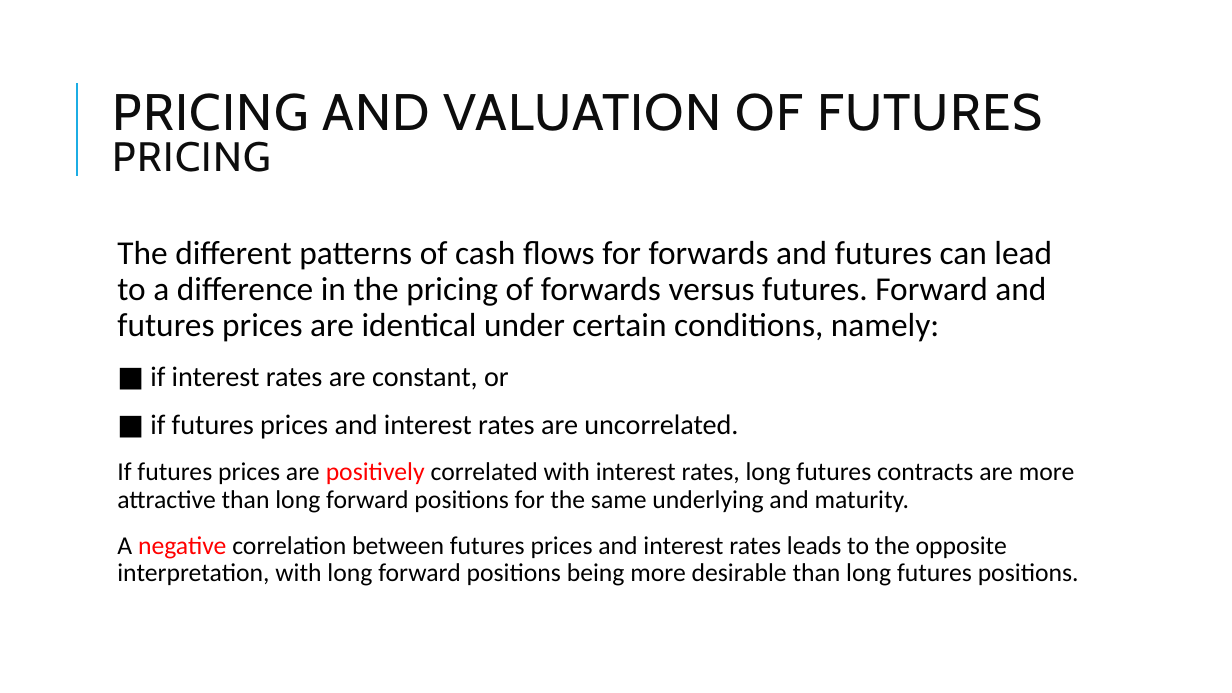
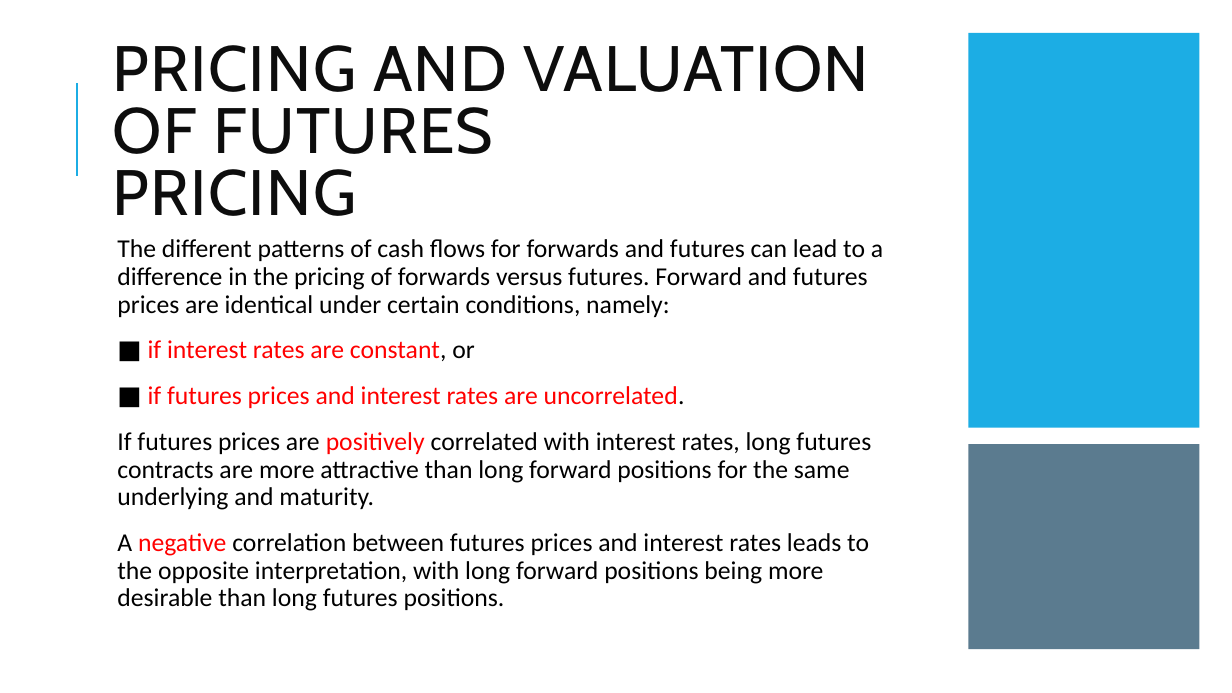
Before and after one commit to Isco0530/data, a slide deck: slide 70 of Derivatives.pptx. Drawn at 1232x693 pixels with LibreOffice and Linux fonts; fonts in the diff are those of the drawing. Boxes give left, top, right and bottom in pixels: in the first picture for what was removed or moved away, otherwise in the second. Text is boxed around its words. In the diff, an @@ line names an element or a change of style, - is before the commit and + after.

```diff
--- a/Derivatives.pptx
+++ b/Derivatives.pptx
@@ title "PRICING AND VALUATION OF FUTURES ..." at box(113, 45, 869, 216): size 40 to 50 pt in "PRICING AND VALUATION OF FUTURES"; size 32 to 50 pt in "PRICING" @@
@@ rectangle added at box(969, 33, 1200, 428), fill #1CADE4 @@
@@ text at box(117, 239, 883, 408): size 26 to 20 pt in "The different patterns of cash flows for ..."; size 22 to 20 pt in "■ if interest rates are constant, or", "■ if futures prices and interest rates ..."; text colour #000000 to #FF0000 in "if interest rates are constant,", "if futures prices and interest rates are ..." @@
@@ rectangle added at box(969, 445, 1200, 650), fill #335B74 at 80% opacity @@
```
Also in this commit, not shown: 11 other slides changed, 2 slides added, 1 other file.
